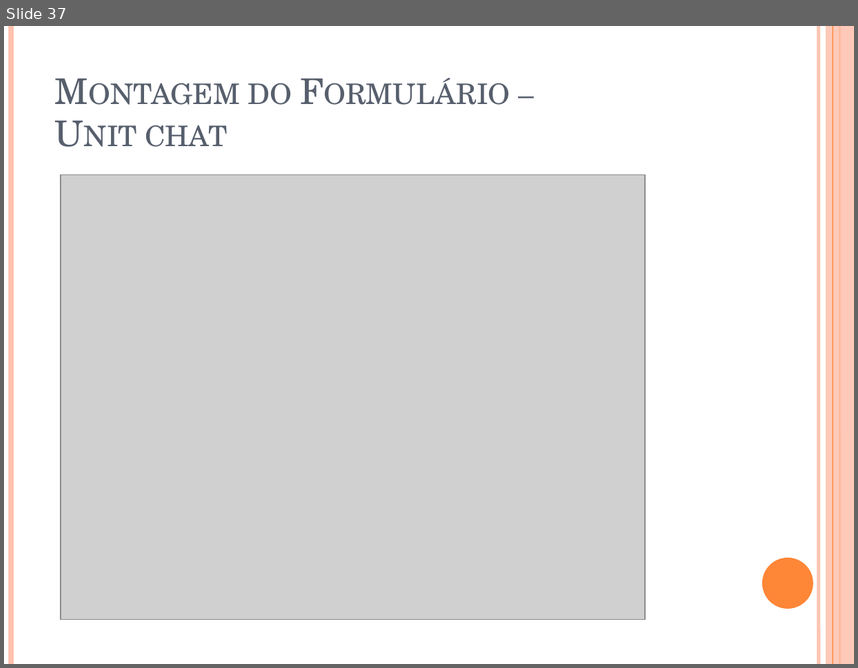
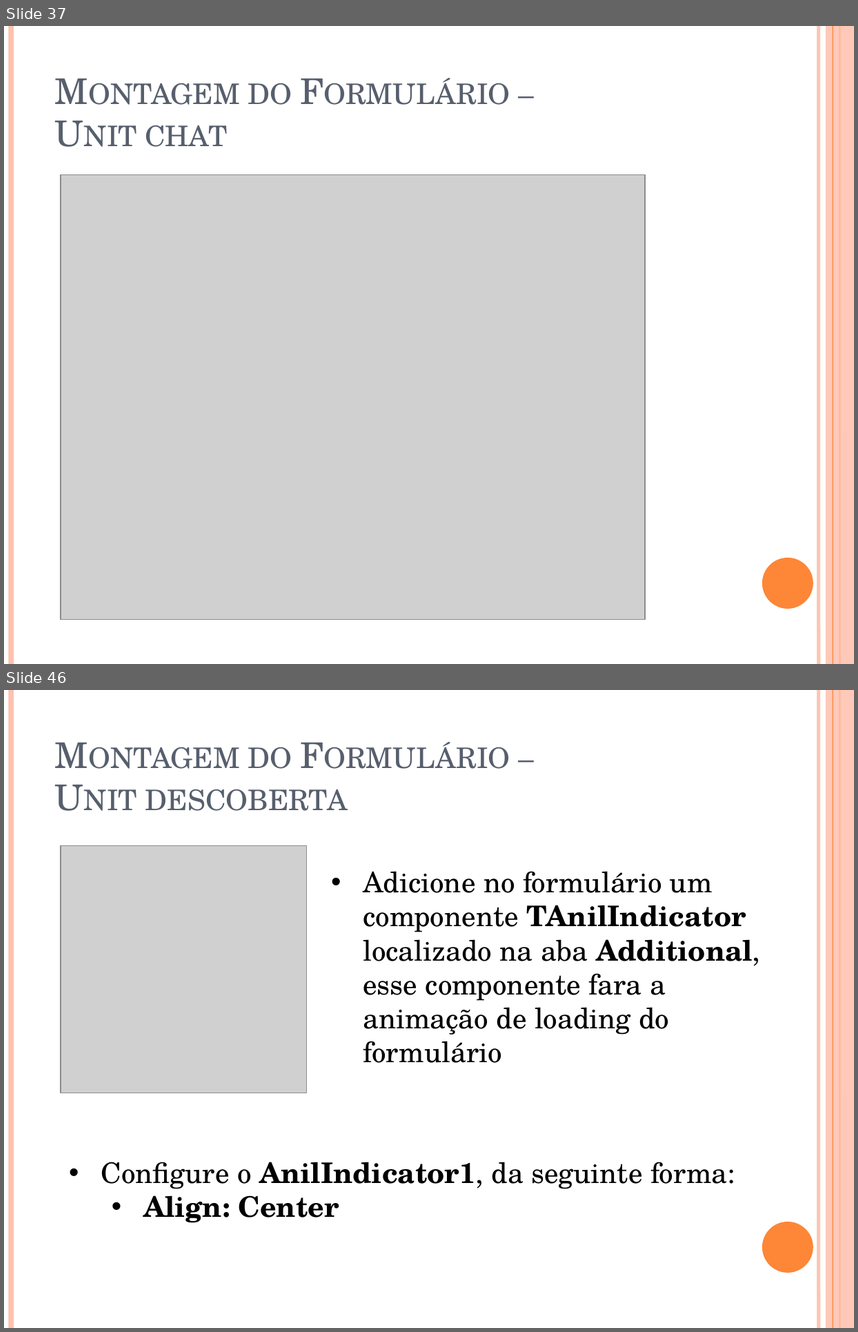
Before and after one commit to igorscandido/Conexao-Bluetooth-usando-Delphi, a slide deck: Stuff/Conexão Bluetooth usando Delphi.pptx. Shown one above the other, each under a label of ours: slide 37 before the commit, slides 37 and 46 after it; the slides between them are not shown. The pictures are 858x668 and 858x1332 pixels, drawn with LibreOffice and Linux fonts; fonts in the diff are those of the drawing; grey boxes stand for pictures. Boxes give left, top, right and bottom in pixels: in the first picture for what was removed or moved away, otherwise in the second. Text is boxed around its words. In the diff, an @@ line names an element or a change of style, - is before the commit and + after.

```diff
--- a/Stuff/Conexão Bluetooth usando Delphi.pptx
+++ b/Stuff/Conexão Bluetooth usando Delphi.pptx
@@ slide 46 added at bbox=[4, 690, 854, 1328], background #FFFFFF; not listed: 6 template elements that a slide beside it also shows @@
@@ title added at bbox=[145, 747, 348, 811], 30 pt, text #575F6D, small capitals @@
+Montagem do Formulário –
+Unit descoberta
@@ picture added at bbox=[61, 845, 308, 1093] @@
@@ text added at bbox=[363, 871, 760, 1063], 24 pt, text #000000 @@
+• Adicione no formulário um componente TAnilIndicator localizado na aba Additional, esse componente fara a animação de loading do formulário
@@ text added at bbox=[101, 1161, 735, 1223], 24 pt, text #000000 @@
+• Configure o AnilIndicator1, da seguinte forma:
+  • Align: Center
```
Also in this commit, not shown: 21 other slides added, 1 other file.
